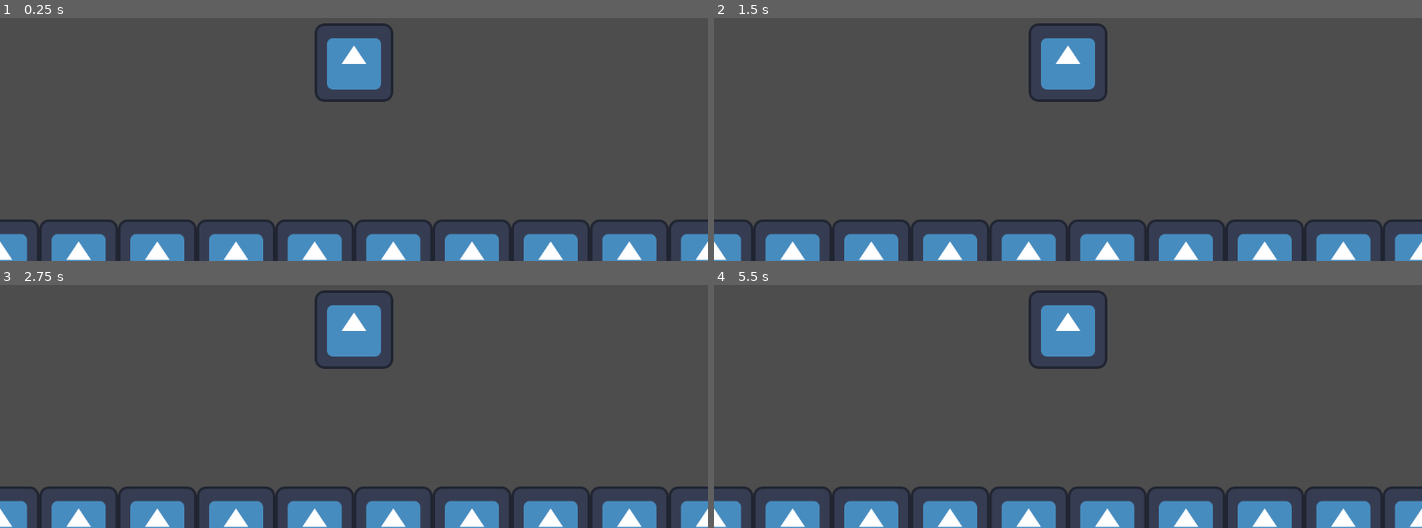
Above: before the commit, frames 1-4 (two rows, left to right).
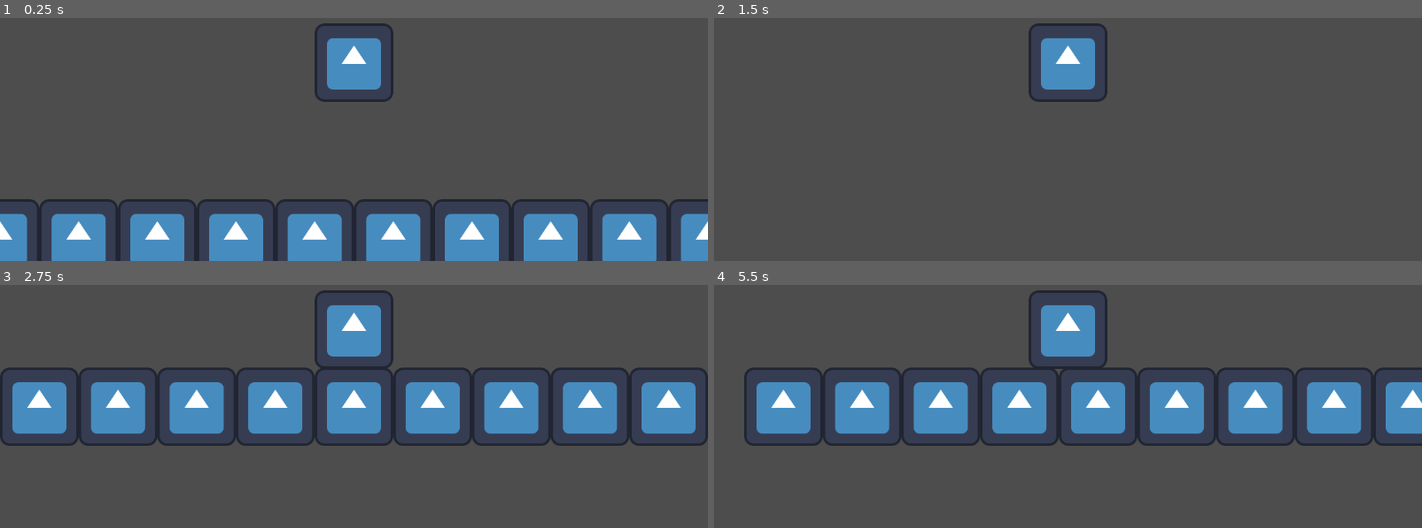
Above: after the commit, the same moments.

Repository: kmazurek/chocolate-ninja
Game: Godot game, scene res://scenes/level1.tscn
Two runs of this game, one before a commit and one after it. Both use one fixed random seed, a clock stepped at 60 frames per second and the inputs below. This scene is started directly instead of the project's main scene. The engine's default icon, where the game draws it, is replaced by a stand-in: a white triangle on a blue panel in a dark square.
Inputs:
- Up to frame 1 (0.25 s): no input
- Up to frame 2 (1.5 s): hold D (move_right) from 0.53 s (still down); tap W (jump) at 0.77 s
- Up to frame 3 (2.75 s): tap W (jump) at 1.52 s; tap Enter at 2 s; release D (move_right) at 2.03 s; hold A (move_left) from 2.03 s (still down)
- Up to frame 4 (5.5 s): release A (move_left) at 2.78 s; hold D (move_right) 2.78-4.28 s; tap W (jump) at 3.02, 3.77, 4.52 s; tap R (restart_level) at 4.25 s; hold A (move_left) 4.28-5.03 s; hold D (move_right) from 5.03 s (still down)

The runs differ from the first frame. In frame 1, 9.8% of the frame differs, in the area x 0-100%, y 74-100%; in frame 2, 9.8%; in frame 3, 29%, in the area x 0-100%, y 33-100%; in frame 4, 28%.

Commit message:
Add godot generated import files

Diff:
--- a/scenes/entities/player.tscn
+++ b/scenes/entities/player.tscn
@@ -1,6 +1,6 @@
-[gd_scene load_steps=4 format=3 uid="uid://b5v7sxvk7616q"]
+[gd_scene load_steps=4 format=3 uid="uid://bxfyx7ni12ro8"]
 
-[ext_resource type="Script" path="res://scenes/prefabs/player.gd" id="1_qnr6s"]
+[ext_resource type="Script" path="res://scenes/entities/player.gd" id="1_wms8m"]
 [ext_resource type="Texture2D" uid="uid://boe8anvq0638e" path="res://icon.svg" id="2_bc1ga"]
 
 [sub_resource type="CapsuleShape2D" id="CapsuleShape2D_hkfos"]
@@ -11,7 +11,7 @@
 
 [node name="player" type="CharacterBody2D" parent="."]
 position = Vector2(2.08165e-12, 2.08165e-12)
-script = ExtResource("1_qnr6s")
+script = ExtResource("1_wms8m")
 
 [node name="Camera2D" type="Camera2D" parent="player"]
 position = Vector2(2.08165e-12, 2.08165e-12)
Not shown, added: assets/Door_tiles.png.import
Not shown, added: assets/choco-ninja_EXAMPLE.png.import
Not shown, added: assets/chocolate_tiles.png.import
Not shown, added: assets/ground_tiles.png.import
Not shown, added: assets/guard_tiles.png.import
Not shown, added: assets/ladder_tiles.png.import
Not shown, added: assets/light_tiles.png.import
Not shown, added: assets/ninja_tiles.png.import
